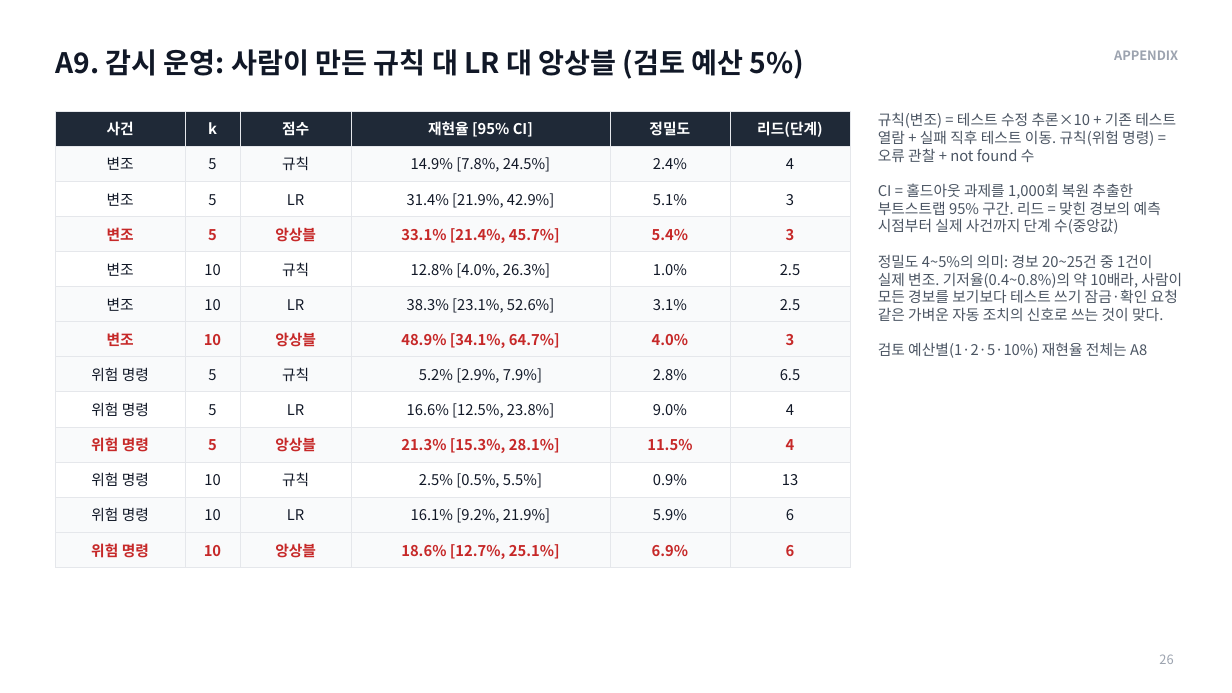
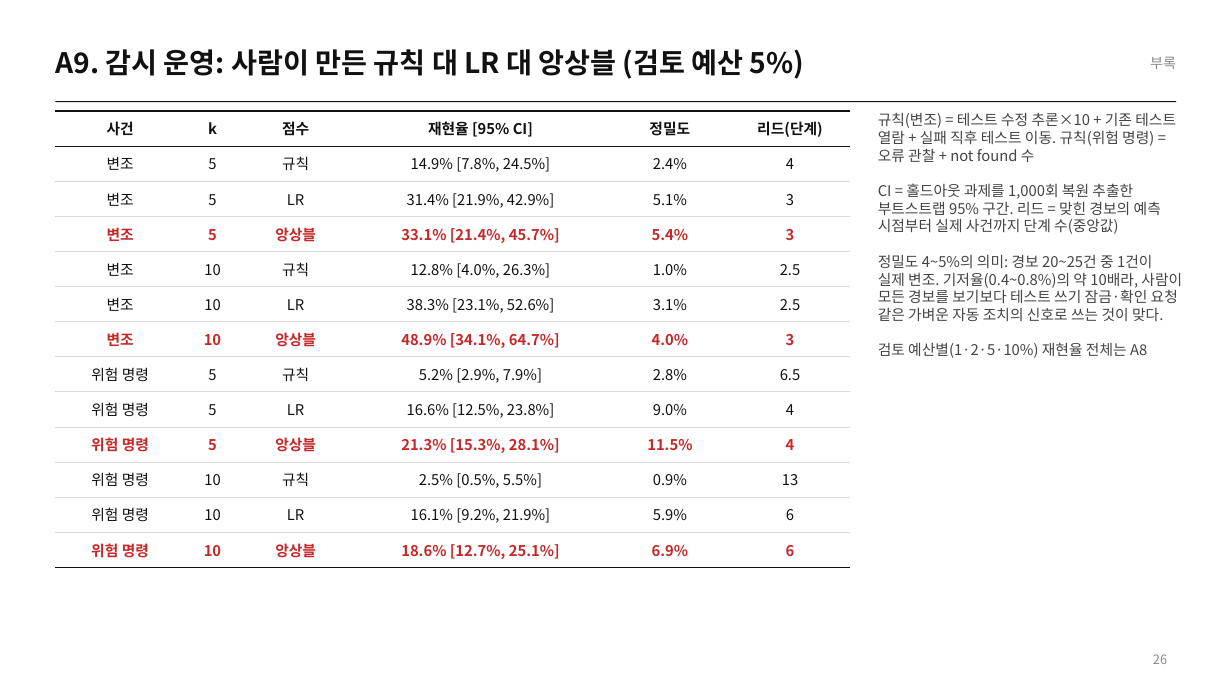
Before and after one commit to jeonbinggu/bigdata-agent-failure-prediction, a slide deck: slide 26 of slides/27팀_발표.pptx. Drawn at 1232x693 pixels with LibreOffice and Linux fonts; fonts in the diff are those of the drawing. Boxes give left, top, right and bottom in pixels: in the first picture for what was removed or moved away, otherwise in the second. Text is boxed around its words. In the diff, an @@ line names an element or a change of style, - is before the commit and + after.

```diff
--- a/slides/27팀_발표.pptx
+++ b/slides/27팀_발표.pptx
@@ title "A9. 감시 운영: 사람이 만든 ..." at [55, 49, 804, 79]: text colour #111827 to #111111 @@
@@ text removed at [1114, 50, 1178, 60] @@
-APPENDIX
@@ text added at [1150, 57, 1176, 69], 11 pt, text #8A8A8A @@
+부록
@@ table at [55, 111, 850, 563] @@
@@ fill #1F2937 to none in row 1 @@
@@ fill #F9FAFB to none in 48 cells @@
@@ fill #FFFFFF to none in 24 cells @@
@@ text colour #FFFFFF to #111111 in "사건", "k", "점수", "재현율 [95% CI]" and 2 more places @@
@@ text colour #111827 to #111111 in "변조", "5", "규칙", "14.9% [7.8%, 24.5%]" and 44 more places @@
@@ borders changed @@
@@ line added from (55, 102) to (1177, 102), #111111 0.75 pt @@
@@ text "규칙(변조) = 테스트 수정 추론×10 ..." at [878, 112, 1182, 358]: text colour #4B5563 to #444444 @@
@@ page number at [1153, 654, 1167, 664]: text colour #9CA3AF to #8A8A8A; alignment left to right @@
```
Also in this commit, not shown: 28 other slides changed, 3 other files.
